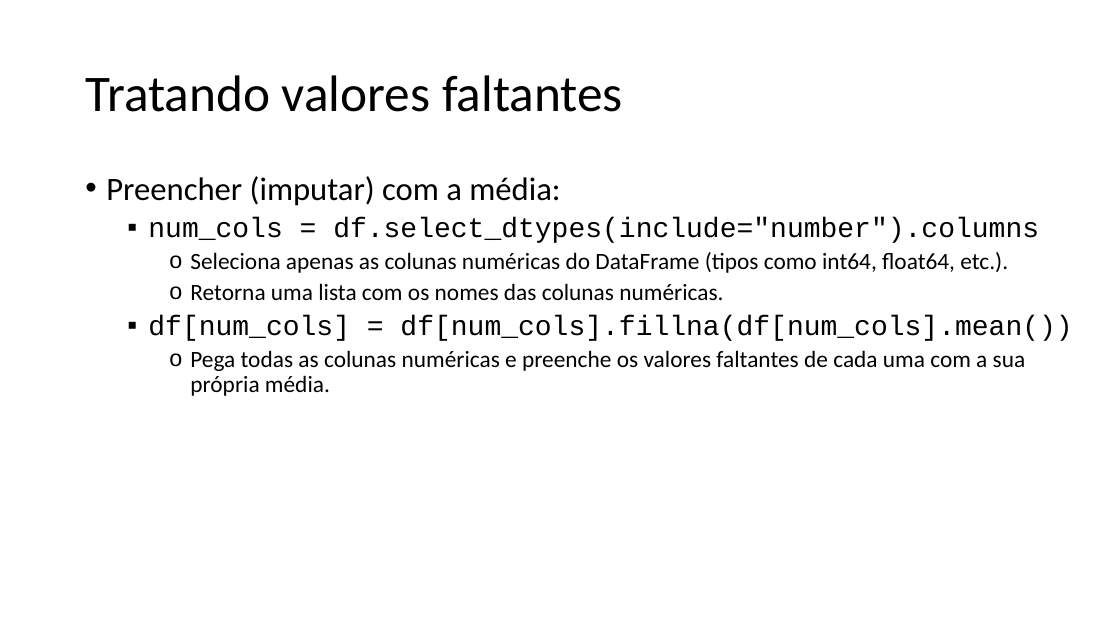
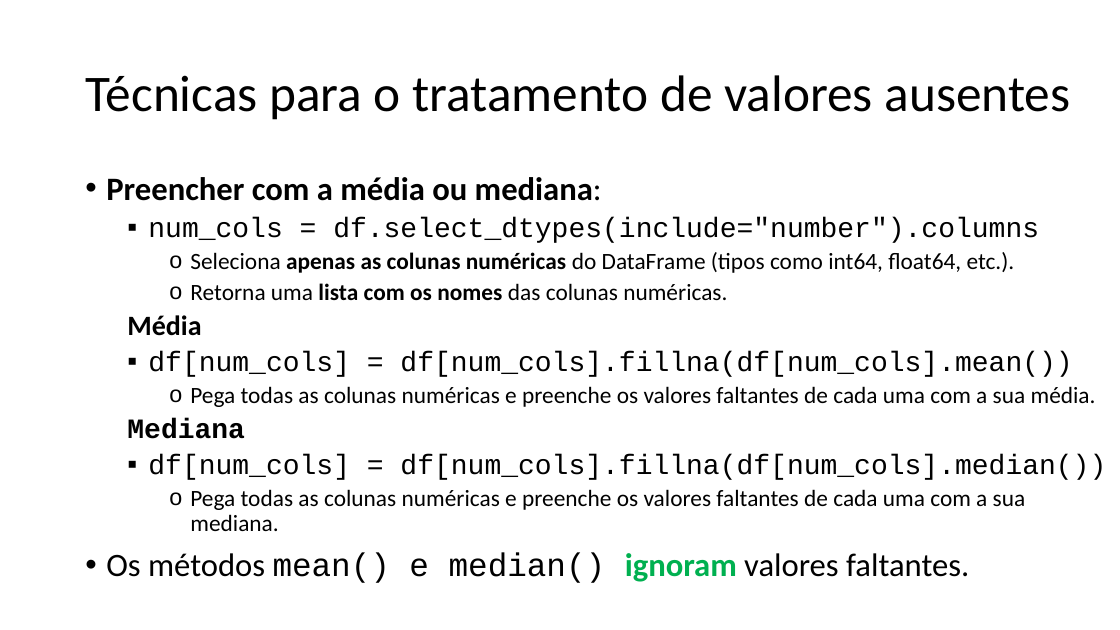
Before and after one commit to zz4fap/c24_inteligencia_artificial, a slide deck: slide 19 of slides/C24_EDA.pptx (slide 15 before the commit). Drawn at 1120x630 pixels with LibreOffice and Linux fonts; fonts in the diff are those of the drawing. Boxes give left, top, right and bottom in pixels: in the first picture for what was removed or moved away, otherwise in the second. Text is boxed around its words. In the diff, an @@ line names an element or a change of style, - is before the commit and + after.

```diff
--- a/slides/C24_EDA.pptx
+++ b/slides/C24_EDA.pptx
@@ title at (85, 75, 1070, 120): text changed @@
-Tratando valores faltantes
+Técnicas para o tratamento de valores ausentes
@@ text at (106, 177, 602, 201): text changed; bold on @@
-• Preencher (imputar) com a média:
+• Preencher com a média ou mediana:
@@ text at (190, 252, 1015, 300): bold on in "apenas as colunas numéricas", "lista com os nomes" @@
@@ text at (127, 315, 201, 336): paragraph added @@
+  Média
@@ text at (106, 386, 1106, 583): text changed @@
-    o Pega todas as colunas numéricas e preenche os valores faltantes de cada uma com a sua própria média.
+    o Pega todas as colunas numéricas e preenche os valores faltantes de cada uma com a sua média.
+  Mediana
+  ▪ df[num_cols] = df[num_cols].fillna(df[num_cols].median())
+    o Pega todas as colunas numéricas e preenche os valores faltantes de cada uma com a sua mediana.
+• Os métodos mean() e median() ignoram valores faltantes.
```
Also in this commit, not shown: 25 other slides changed, 7 slides added, 1 slide removed.
